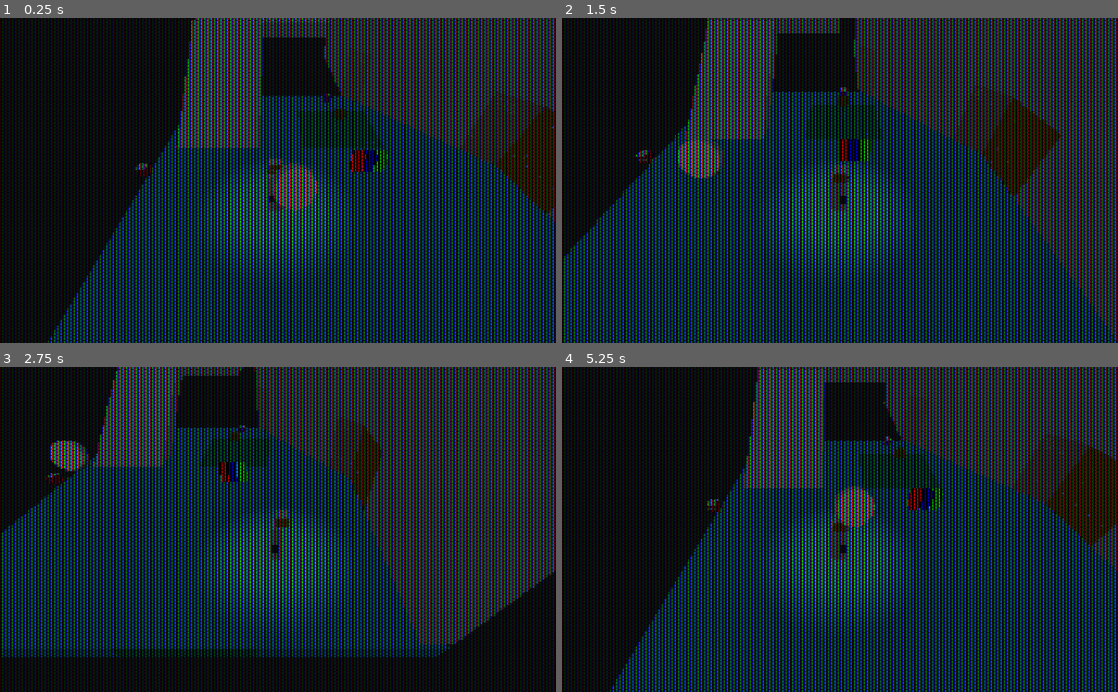
Above: before the commit, frames 1-4 (two rows, left to right).
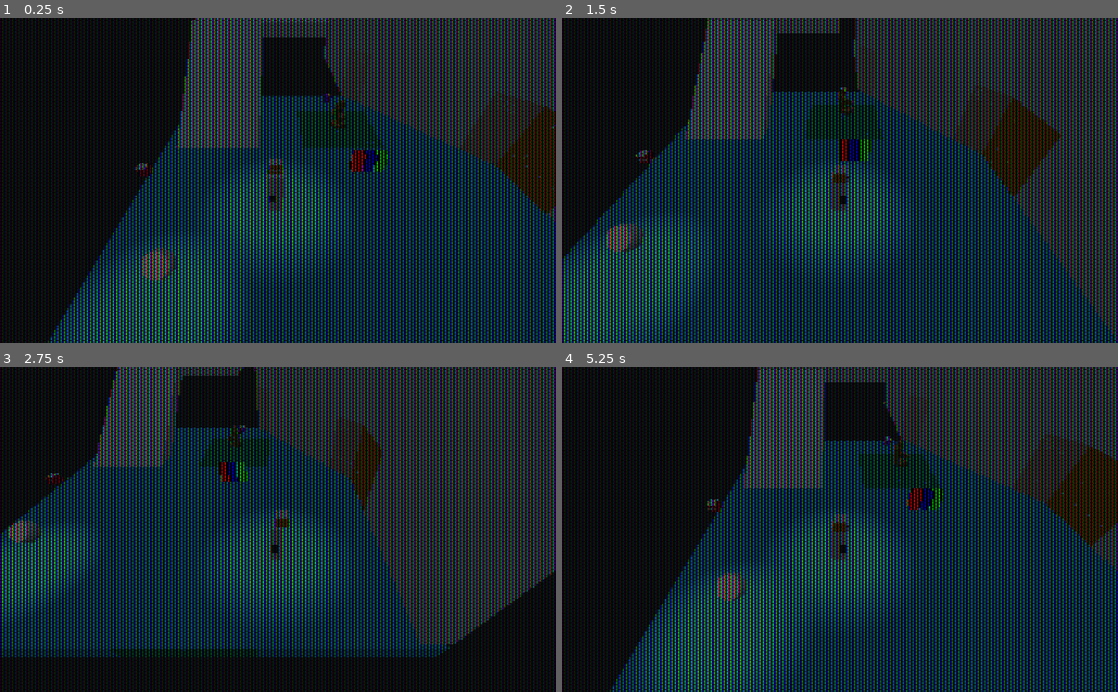
Above: after the commit, the same moments.

Repository: DavidMedin/godot_adventure
Game: Godot game, scene res://main.tscn
Same seed, same stepped clock (60 frames per second), same inputs: the game is played once before the commit and once after it.
Inputs:
- Up to frame 1 (0.25 s): no input
- Up to frame 2 (1.5 s): tap Enter at 0.5 s; hold D (move_right) 0.53-1.28 s; hold S (move_down) from 1.28 s (still down)
- Up to frame 3 (2.75 s): release S (move_down) at 2.03 s; hold D (move_right) from 2.03 s (still down)
- Up to frame 4 (5.25 s): release D (move_right) at 2.78 s; hold W (move_up) 2.78-3.53 s; hold A (move_left) 3.53-5.03 s; hold S (move_down) from 5.03 s (still down)

The runs differ from the first frame. In frame 1, 5.9% of the frame differs, in the area x 11-63%, y 25-100%; in frame 2, 6.2%; in frame 3, 3.1%; in frame 4, 6.4%, in the area x 14-63%, y 22-100%.

Commit message:
key model go brrr

Diff:
--- a/main.tscn
+++ b/main.tscn
@@ -14,6 +14,7 @@
 [ext_resource path="res://scripts/crt.gd" type="Script" id=12]
 [ext_resource path="res://scripts/coin.gd" type="Script" id=13]
 [ext_resource path="res://scripts/inv.gd" type="Script" id=14]
+[ext_resource path="res://assets/key.obj" type="ArrayMesh" id=15]
 
 [sub_resource type="ShaderMaterial" id=36]
 shader = ExtResource( 11 )
@@ -145,16 +146,17 @@
 size = Vector3( 1, 2, 1 )
 
 [sub_resource type="BoxShape" id=37]
-extents = Vector3( 1, 1.91709, 1 )
-
-[sub_resource type="SpatialMaterial" id=38]
-albedo_color = Color( 0.862745, 0.701961, 0.0784314, 1 )
-metallic = 0.63
-metallic_specular = 0.53
-
-[sub_resource type="CubeMesh" id=39]
-material = SubResource( 38 )
-size = Vector3( 1, 1, 1 )
+extents = Vector3( 1, 1.82852, 1.08819 )
+
+[sub_resource type="SpatialMaterial" id=1]
+resource_name = "Material"
+albedo_color = Color( 0.909804, 0.643137, 0.164706, 1 )
+metallic = 0.71
+metallic_specular = 0.81
+roughness = 0.47
+refraction_enabled = true
+refraction_scale = 0.05
+refraction_texture_channel = 0
 
 [node name="Spatial" type="Spatial"]
 
@@ -183,7 +185,7 @@
 render_target_update_mode = 3
 
 [node name="MeshInstance" type="MeshInstance" parent="crt/Viewport"]
-transform = Transform( 1, 0, 0, 0, 1, 0, 0, 0, 1, 7.31243, 7.56339, -11.0339 )
+transform = Transform( 1, 0, 0, 0, 1, 0, 0, 0, 1, 15.6159, 0.471329, -11.0339 )
 mesh = SubResource( 26 )
 skeleton = NodePath("../../..")
 
@@ -290,7 +292,7 @@
 skeleton = NodePath("../wall")
 
 [node name="OmniLight" type="OmniLight" parent="crt/Viewport"]
-transform = Transform( 1, 0, 0, 0, 1, 0, 0, 0, 1, 6.46826, 9.01699, -14.5551 )
+transform = Transform( 1, 0, 0, 0, 1, 0, 0, 0, 1, 15.9054, 2.49205, -12.8317 )
 light_energy = 6.138
 omni_range = 7.717
 
@@ -313,7 +315,9 @@
 shape = SubResource( 37 )
 
 [node name="MeshInstance" type="MeshInstance" parent="crt/Viewport/key"]
-mesh = SubResource( 39 )
+transform = Transform( 0.4, 0, 0, 0, 0.4, 0, 0, 0, 0.4, 0.0158815, -1.20668, -0.096034 )
+mesh = ExtResource( 15 )
+material/0 = SubResource( 1 )
 
 [node name="inv" type="Node" parent="."]
 unique_name_in_owner = true
--- a/scripts/hero.gd
+++ b/scripts/hero.gd
@@ -18,7 +18,8 @@
 
 # Called when the node enters the scene tree for the first time.
 func _ready():
-	pass # Replace with function body
+	for x in get_tree().get_nodes_in_group("Keys"):
+		x.connect("body_entered",self,"body_entered",[x])
 
 func _input(e):
 	var change = false
@@ -81,3 +82,9 @@
 		last_collide = this
 
 	rotation.y = atan2(dir.x,dir.z)
+
+
+func body_entered(body:Node, key:Node):
+	if body==self:
+		$"%inv".key = true
+		key.queue_free()
Not shown, added: assets/key.mtl
Not shown, added: assets/key.obj
Not shown, added: assets/key.blend
Not shown, added: assets/key.blend1
